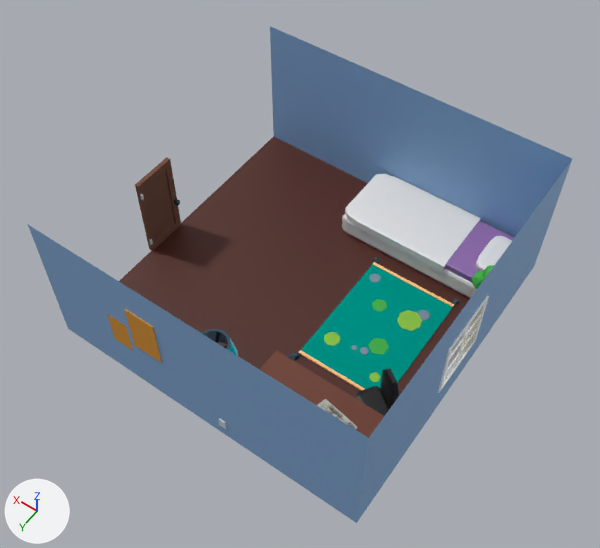
The Blender file Assets/3DModels/Room.blend: old version first, new version second.
Before and after are seen from a camera (50 mm lens) standing at (-8.02, 11.59, 19.07) and looking at (-0.13, 0.54, 1.7). The axes (+X, +Y, +Z) are drawn at lower left. The lights are the same throughout.

In view in the first picture: 'Chair', 'Cube.013', 'Cube.014', 'Cube.015', 'Env', 'Table', 'group1702814703', 'group200242231', 'group2131969357', 'group709689000'.
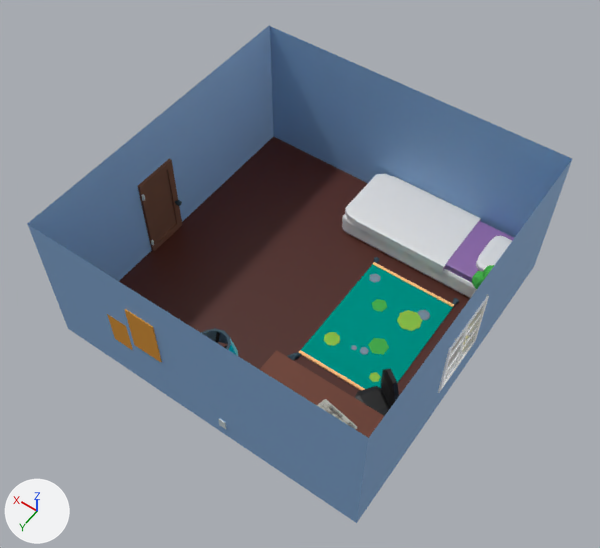
What changed in the scene script:
```text
Change me_plane:
    where me_plane.from_pydata(...)  # 28 vertices, 16 faces; spans x -1.0..1.0, y -1.0..1.0, z 0.0..0.91
    used by ob_env; location = (-0.01, -0.01, 0.01); scale = (4.76, 4.76, 4.76)
    verts and faces of me_plane; kept vertices keep their numbers, new ones are numbered from 28
    before: 1 (1.0, -1.0, 0.0) at pixel (273, 136), 3 (1.0, 1.0, 0.0) at pixel (68, 328), 11 (1.0, -0.14, 0.0) at pixel (194, 210), 17 (1.0, 0.25, 0.0) at pixel (154, 247)
    me_plane part 1
    add for new, old in zip([*range(28, 32)], [1, 3, 11, 17]): verts[new] = verts[old] + (0.0, 0.0, 0.92)
    add faces += [(11, 30, 31, 17), (1, 28, 30, 11), (3, 17, 31, 29)]  # mat_roomwalls (blue #87afdc)
Change ob_group1702814703:
    ob_group1702814703.location: (4.8, 1.3, 0.03) -> (4.74, 1.3, 0.03)
```

Boxes [x1, y1, x2, y2] around the edits, measured in the pictures (600 x 548 px):
'Env', reshaped: before [28, 26, 572, 523]; after [27, 25, 572, 523]
'group1702814703', moved: before [135, 157, 181, 251]; after [138, 159, 182, 252]
'group75623182', moved: before [140, 194, 144, 200]; after [141, 195, 145, 201]
'group62001610', moved: before [150, 239, 153, 245]; after [151, 240, 154, 245]
part 1 of me_plane, added (blue): after [27, 25, 274, 281]
